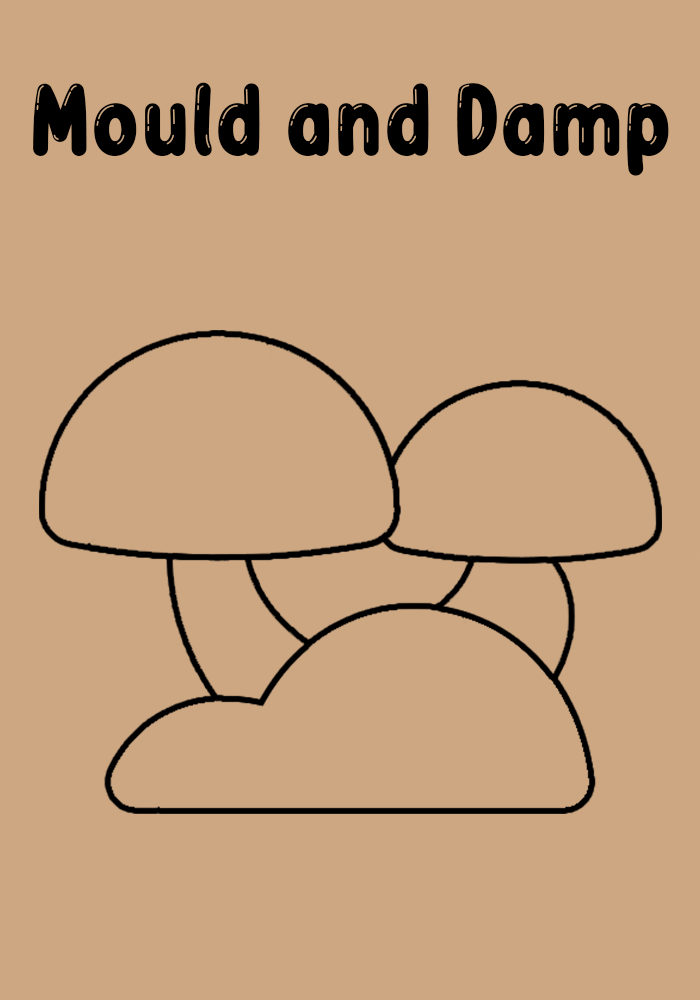
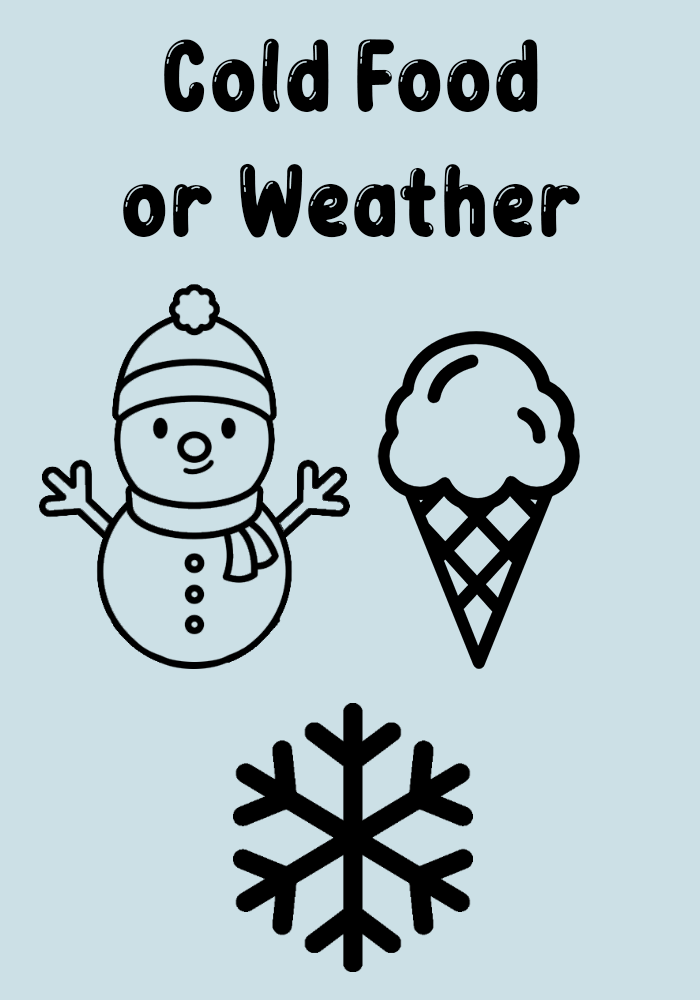
Two versions of the same layered image (700x1000). Layer-by-layer changes:
painted on "Text" over [33, 38, 669, 238]
added layer "Layer 4" in group "Icons" over [233, 703, 473, 972]
added layer "Snowman" in group "Icons" over [39, 284, 350, 669]
hid "Mould and Damp" over [39, 330, 662, 814]
added layer "ice-cream" above "Color Fill 1" over [377, 331, 580, 669]
painted on "Color Fill 1" over [0, 0, 700, 1000]
